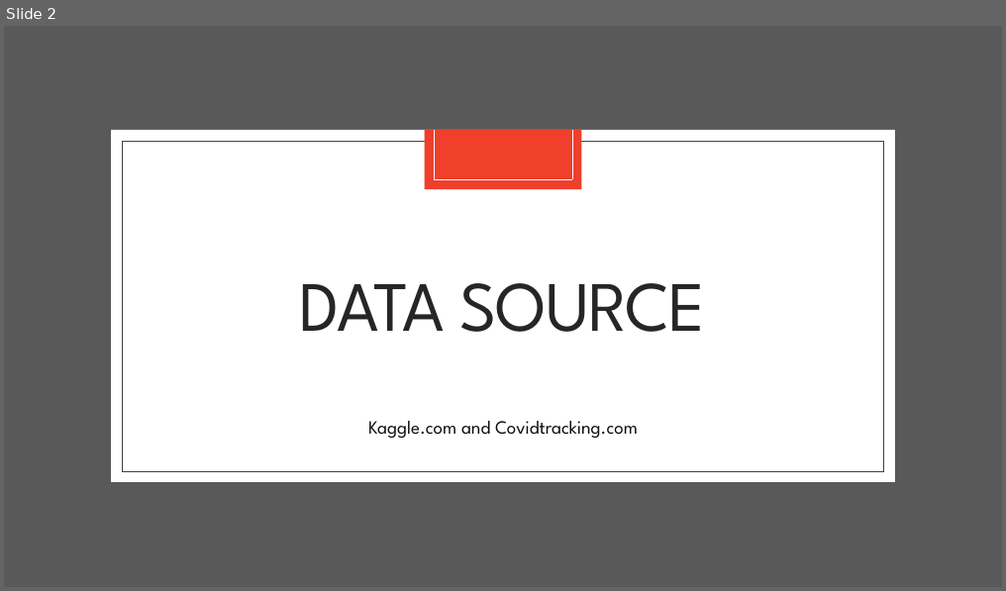
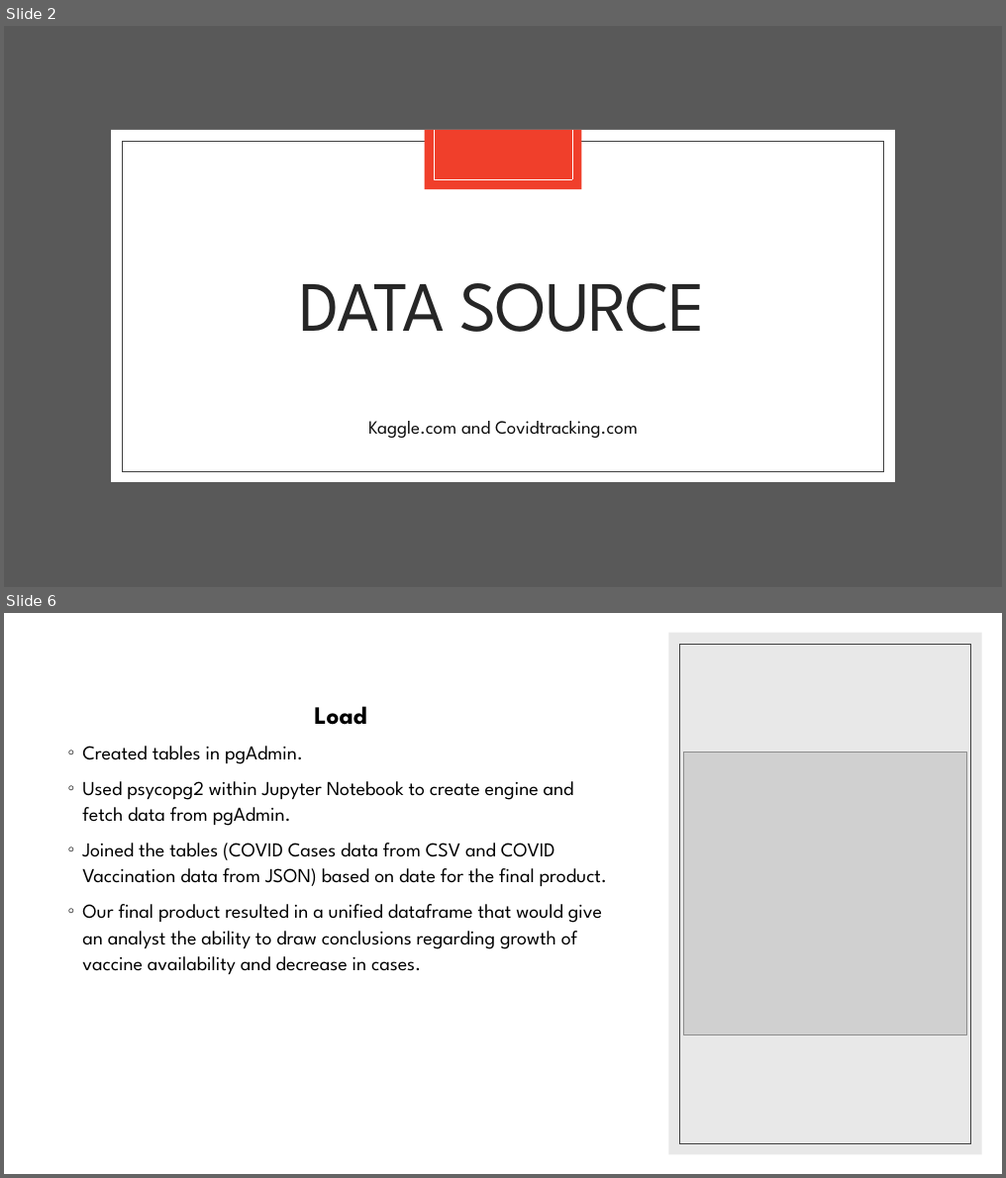
Before and after one commit to bmedford01/ETL_Project, a slide deck: covid19 usa vaccination.pptx. Shown one above the other, each under a label of ours: slide 2 before the commit, slides 2 and 6 after it; the slides between them are not shown. The pictures are 1006x591 and 1006x1178 pixels, drawn with LibreOffice and Linux fonts; fonts in the diff are those of the drawing; grey boxes stand for pictures. Boxes give left, top, right and bottom in pixels: in the first picture for what was removed or moved away, otherwise in the second. Text is boxed around its words. In the diff, an @@ line names an element or a change of style, - is before the commit and + after.

```diff
--- a/covid19 usa vaccination.pptx
+++ b/covid19 usa vaccination.pptx
@@ slide 6 added at bbox=[4, 613, 1002, 1174], background #FFFFFF @@
@@ rectangle added at bbox=[668, 633, 982, 1155], fill #D9D9D9 at 60% opacity @@
@@ rectangle added at bbox=[680, 644, 971, 1144], outline #404040 0.5 pt @@
@@ text added at bbox=[82, 706, 608, 974], 19 pt, text #000000 @@
+Load
+◦ Created tables in pgAdmin.
+◦ Used psycopg2 within Jupyter Notebook to create engine and fetch data from pgAdmin.
+◦ Joined the tables (COVID Cases data from CSV and COVID Vaccination data from JSON) based on date for the final product.
+◦ Our final product resulted in a unified dataframe that would give an analyst the ability to draw conclusions regarding growth of vaccine availability and decrease in cases.
@@ picture added at bbox=[684, 753, 966, 1035] @@
```
Also in this commit, not shown: 2 slides changed, 1 other slide added, 1 slide removed, 2 other files.
